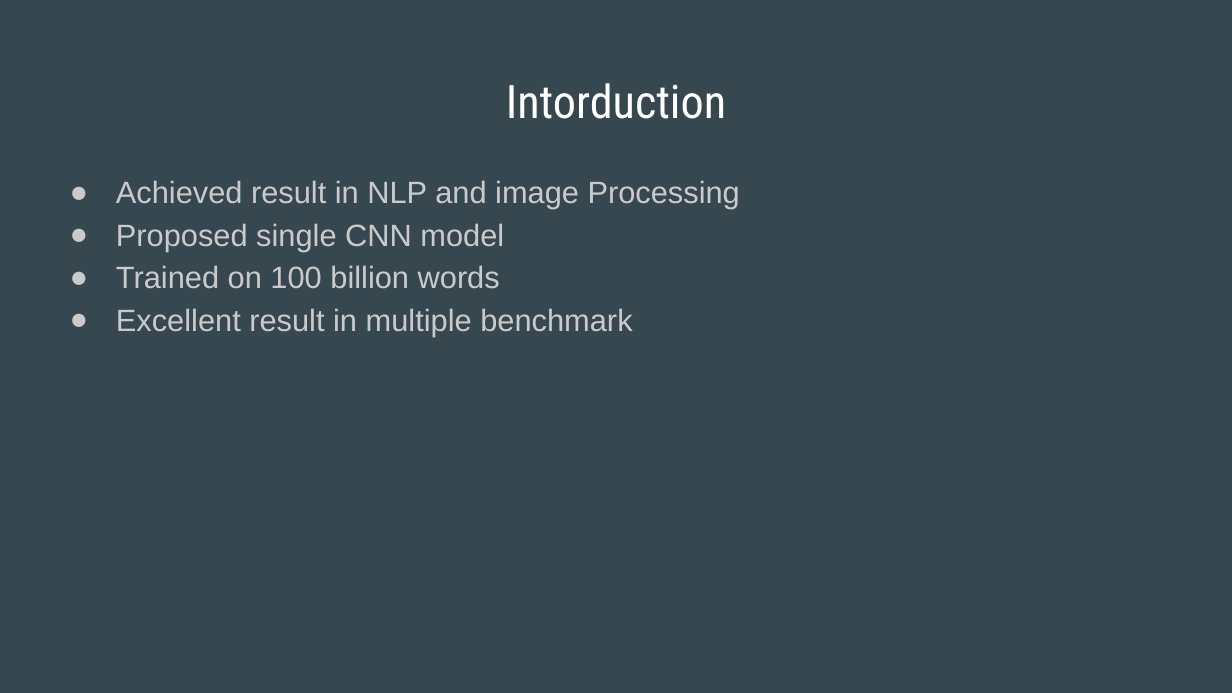
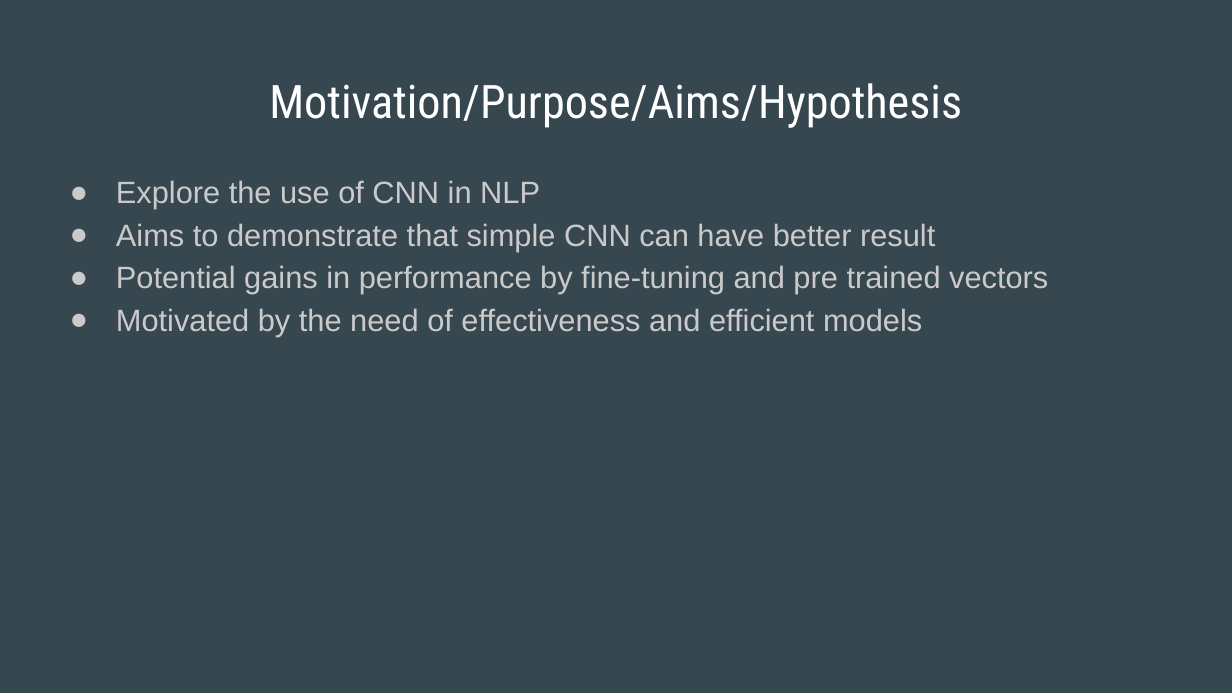
Before and after one commit to notsohan/CSE713, a slide deck: slide 2 of Task 1/Slides Task 1.pptx. Drawn at 1232x693 pixels with LibreOffice and Linux fonts; fonts in the diff are those of the drawing. Boxes give left, top, right and bottom in pixels: in the first picture for what was removed or moved away, otherwise in the second. Text is boxed around its words. In the diff, an @@ line names an element or a change of style, - is before the commit and + after.

```diff
--- a/Task 1/Slides Task 1.pptx
+++ b/Task 1/Slides Task 1.pptx
@@ title at (269, 83, 962, 128): text changed @@
-Intorduction
+Motivation/Purpose/Aims/Hypothesis
@@ text at (116, 180, 1048, 336): text changed @@
-● Achieved result in NLP and image Processing
-● Proposed single CNN model
-● Trained on 100 billion words
-● Excellent result in multiple benchmark
+● Explore the use of CNN in NLP
+● Aims to demonstrate that simple CNN can have better result
+● Potential gains in performance by fine-tuning and pre trained vectors
+● Motivated by the need of effectiveness and efficient models
```
Also in this commit, not shown: 2 other slides changed, 2 slides added, 2 slides removed.
